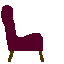
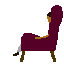
Comparing the layer stacks of the two 64x64 images. Changes:
added layer "Layer #2" above "Transformation" over 13, 12, 51, 56
added layer "Transformation" above "Layer #3" over 20, 5, 63, 62
painted on "Layer" over 1, 5, 44, 62
